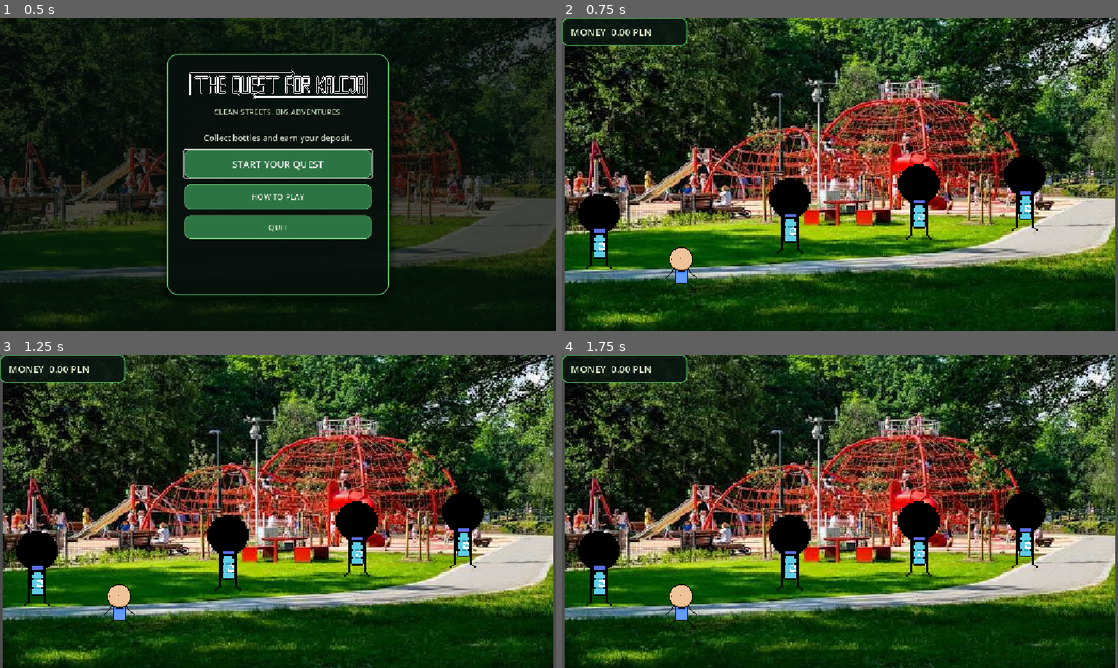
Above: before the commit, frames 1-4 (two rows, left to right).
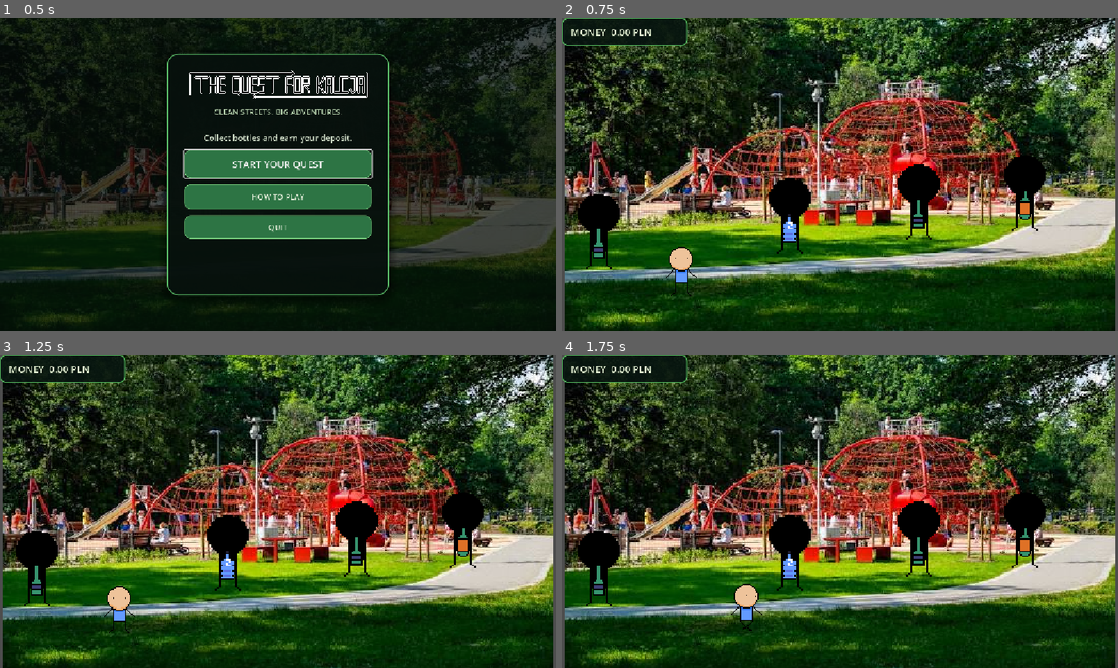
Above: after the commit, the same moments.

Repository: UBGC/quest_for_kaucja
Game: Godot game, scene res://main_menu.tscn
The game is run twice, just before and just after one commit, with the same random seed, the same clock (stepped at 60 frames per second) and the same inputs.
Inputs (mouse positions are in pixels of both pictures, inside the frame that each line leads up to):
- Up to frame 1 (0.5 s): no input
- Up to frame 2 (0.75 s): click "START YOUR QUEST" at 0.5 s
- Up to frame 3 (1.25 s): no input
- Up to frame 4 (1.75 s): tap Enter at 1.25 s; move the mouse to (962, 495) at 1.27 s; hold D (Right) from 1.28 s (still down); hold Enter from 1.28 s (still down)

Frame 1 is identical in both runs. In frame 2, 0.7% of the frame differs, in the area x 5-85%, y 55-89%; in frame 3, 0.8%; in frame 4, 1.4%.
Error before the commit: Parse Error: Could not find type "Bottle" in the current scope. (res://character_body_2d.gd:24)

Commit message:
haava nagilla
we

Diff:
--- a/butelki.gd
+++ b/butelki.gd
@@ -1,4 +1,5 @@
-extends Node
+class_name Bottle
+extends Area2D
 
 # 1. Definicja flag bitowych za pomocą potęg dwójki (przesunięcie bitowe)
 const FLAG_SZKLANA = 1 << 0    # 1 (binarnie: 01)
@@ -6,6 +7,7 @@
 var graczScena = preload("res://player.tscn")
 
 var spritesheet: Texture2D = preload("res://BottleSpriteSheet.png")
+var value: float = 0.0
 
 # Baza danych 6 typów butelek (współrzędne na spritesheet w pikselach: Rect2(x, y, szerokość, wysokość))
 # Załóżmy, że każda ikonka butelki ma wymiary 32x64 piksele i leżą one w rzędzie obok siebie.
@@ -43,10 +45,14 @@
 ]
 
 func _ready() -> void:
-	# Pętla testowa sprawdzająca czy losują się różne indeksy
-	for i in range(10):
-		var wylosowana_butelka = losuj_butelke()
-		print("Losowanie ", i + 1, " -> Wartość: ", wylosowana_butelka["value"], " PLN, Flagi: ", wylosowana_butelka["flags"])
+	var bottle_data := losuj_butelke()
+	value = float(bottle_data["value"])
+
+	var frames: SpriteFrames = $AnimatedSprite2D.sprite_frames.duplicate()
+	frames.set_frame(&"bootle", 0, bottle_data["texture"] as Texture2D)
+	$AnimatedSprite2D.sprite_frames = frames
+	losuj_butelke()
+
 func losuj_butelke() -> Dictionary:
 	# 1. Losujemy jeden z 6 słowników z tablicy (Godot 4 ma wygodną funkcję pick_random())
 	var dane_butelki = bottle_types.pick_random()
@@ -81,5 +87,5 @@
 	return value
 
 
-func _on_body_entered(_body: Node2D) -> void:
-	queue_free()
+func _on_body_entered(_body: CharacterBody2D) -> void:
+	queue_free() #kuźwa załamię się projekt idzie tragicznie
